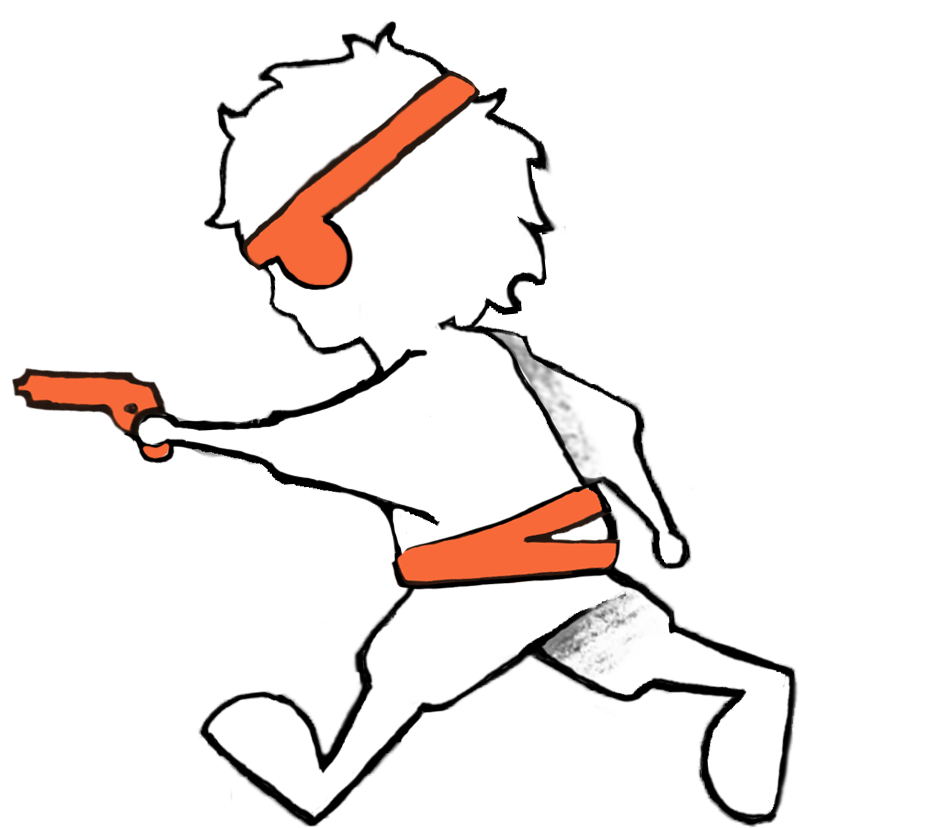
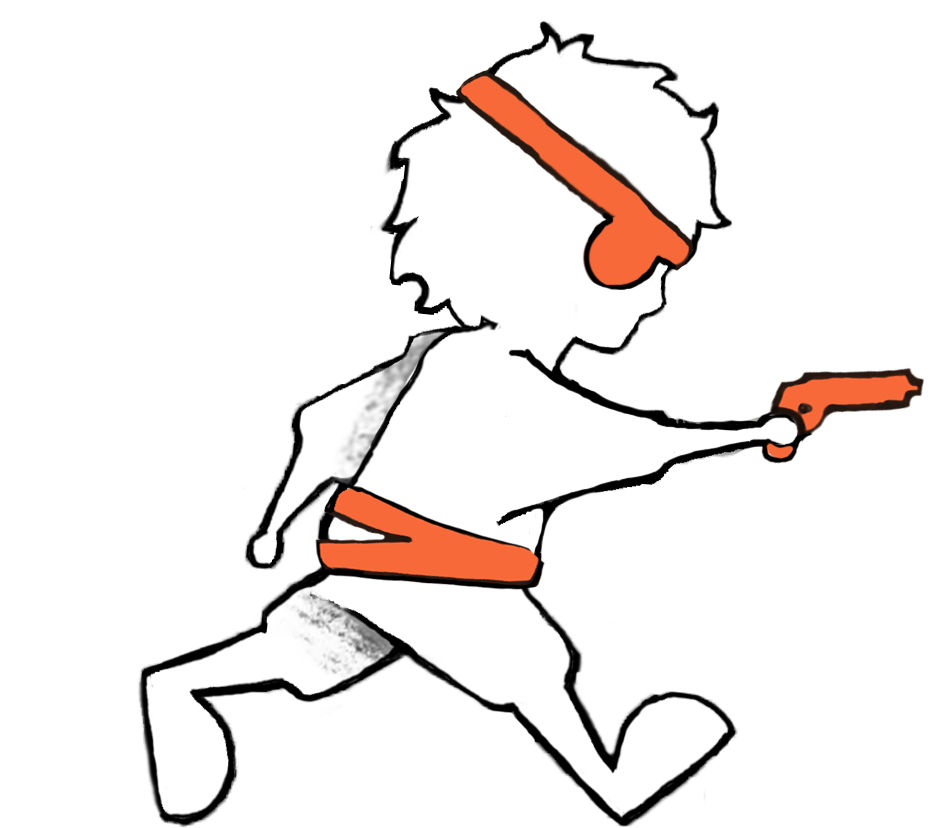
Layers edited between the first and the second w=936, h=828 image:
painted on "Layer 4" over bbox(215, 28, 721, 348)
painted on "Layer 3" over bbox(11, 367, 925, 464)
painted on "Layer 2" over bbox(292, 472, 644, 628)
painted on "Layer 1" over bbox(236, 66, 700, 271)
painted on "rforward" over bbox(132, 20, 804, 828)
